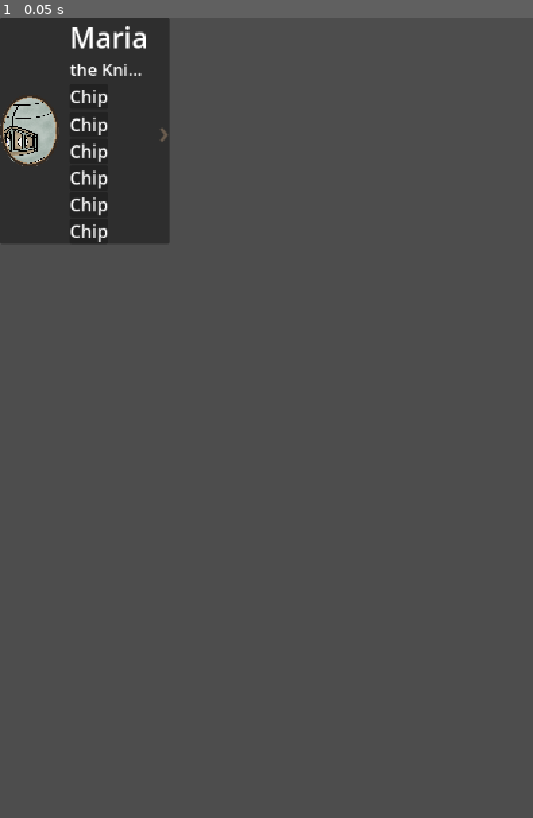
Above: before the commit, frame 1.
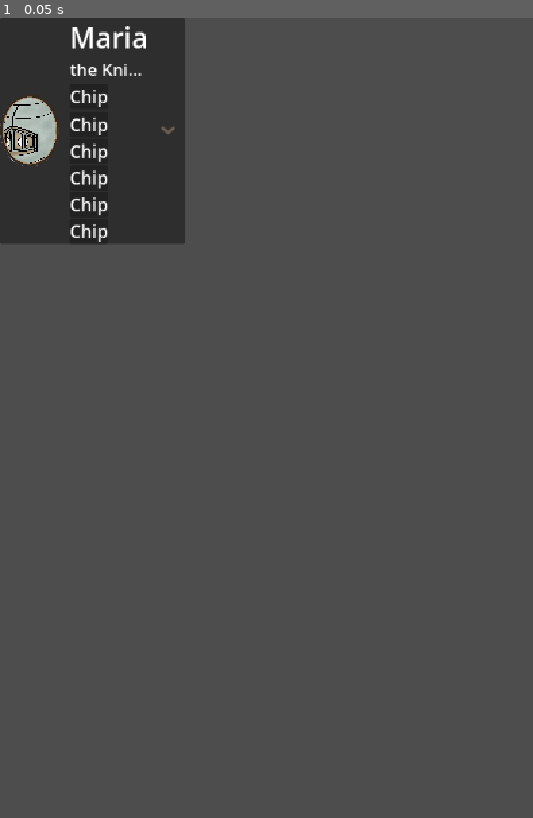
Above: after the commit, the same moment.

Repository: ActuallySanta/Fantasy-Guild-Manager
Game: Godot game, scene res://Scenes/Rows/Heroes/member_card.tscn
Two runs of this game, one before a commit and one after it. Both use one fixed random seed, a clock stepped at 60 frames per second and the inputs below. This scene is started directly instead of the project's main scene.
Inputs:
- Up to frame 1 (0.05 s): no input

The runs differ from the first frame. In frame 1, 0.8% of the frame differs, in the area x 30-35%, y 0-29%.

Commit message:
Add a fold caret to report letters and point member card carets down
- Everyday Day Report letters show a caret before "Tap to read the
  letter": it points down while folded and flips up when opened.
- The Members tab's roster cards point their caret down.
- HallStyle.turn_caret turns a "›" caret label about its centre
  (CARET_DOWN / CARET_UP); carets sit in a plain Control because
  containers reset their children's rotation on every layout.

Co-Authored-By: Claude Opus 5.5 <noreply@anthropic.com>

Diff:
--- a/Scenes/Rows/Heroes/member_card.tscn
+++ b/Scenes/Rows/Heroes/member_card.tscn
@@ -64,9 +64,23 @@
 unique_name_in_owner = true
 layout_mode = 2
 
-[node name="Chevron" type="Label" parent="Row"]
+[node name="ChevronBox" type="Control" parent="Row"]
+custom_minimum_size = Vector2(36, 36)
 layout_mode = 2
+size_flags_vertical = 4
+mouse_filter = 2
+
+[node name="Chevron" type="Label" parent="Row/ChevronBox"]
+unique_name_in_owner = true
+layout_mode = 1
+anchors_preset = 15
+anchor_right = 1.0
+anchor_bottom = 1.0
+grow_horizontal = 2
+grow_vertical = 2
 theme_type_variation = &"TitleLabel"
 theme_override_colors/font_color = Color(0.4196, 0.3647, 0.3098, 1)
 theme_override_font_sizes/font_size = 44
 text = "›"
+horizontal_alignment = 1
+vertical_alignment = 1
--- a/Scripts/Hall/Style/hall_style.gd
+++ b/Scripts/Hall/Style/hall_style.gd
@@ -654,6 +654,28 @@
 	control.add_theme_color_override("default_color", font_color)
 
 
+## A "›" caret label's turn (degrees, clockwise): CARET_DOWN points it down
+## (there's more to open), CARET_UP points it up (it's open).
+const CARET_DOWN := 90.0
+const CARET_UP := -90.0
+
+## Point a caret label (text "›") by turning it `degrees` clockwise about its
+## own centre. Put the caret in a plain Control (not a Container): containers
+## reset their children's rotation every time they lay them out. The pivot
+## follows the label's size. seconds > 0 turns it smoothly (it snaps with
+## Reduce Motion on).
+static func turn_caret(caret: Control, degrees: float, seconds: float = 0.0) -> void:
+	caret.pivot_offset = caret.size / 2.0
+	# keep the pivot centred when a container resizes it (hooked up once)
+	if not caret.has_meta(&"caret_pivot_hooked"):
+		caret.set_meta(&"caret_pivot_hooked", true)
+		caret.resized.connect(func() -> void: caret.pivot_offset = caret.size / 2.0)
+	if seconds <= 0.0 or HallFx.reduce_motion or not caret.is_inside_tree():
+		caret.rotation_degrees = degrees
+		return
+	caret.create_tween().tween_property(caret, "rotation_degrees", degrees, seconds)
+
+
 # ============================================================ SCENE HELPERS
 
 ## Remove and free every child of a list container before refilling it.
--- a/Scripts/UI/Rows/Day End/report_entry.gd
+++ b/Scripts/UI/Rows/Day End/report_entry.gd
@@ -3,8 +3,9 @@
 ## died, what equipment was found, the story one line per beat, and a closing
 ## line signed by whoever came back.
 ##
-## Everyday letters start folded (just the head and its Hurt / Died / Found
-## tags); tap one to read the story and sign-off, tap again to fold it.
+## Everyday letters start folded (just the head, its Hurt / Died / Found
+## tags and a down caret); tap one to read the story and sign-off (the caret
+## flips up), tap again to fold it.
 ## Story quests (HallStyle.is_story_quest) never fold: they get gilt paper, a
 ## "Story Quest" ribbon, and a star beside the lines of the written story.
 ## Scene: Scenes/Rows/Day End/report_entry.tscn
@@ -64,6 +65,14 @@
 const FOLD_HINT_FONT_SIZE := 22
 ## Seconds the story takes to fade in when a folded letter is opened.
 const UNFOLD_SECONDS := 0.18
+## The caret before the "tap to read" hint (down = folded, up = open): text
+## size and the square box it turns in (design px), gap to the hint (px), and
+## seconds it takes to flip.
+const FOLD_CARET_FONT_SIZE := 34
+const FOLD_CARET_BOX_SIZE := 26
+const FOLD_CARET_GAP := 8
+const FOLD_CARET_TURN_SECONDS := 0.15
+const TEXT_FOLD_CARET := "›"
 
 # ---- TEXT
 const TEXT_SUCCESS := "Success"
@@ -119,6 +128,8 @@
 var _story_ribbon: Control
 ## The "Tap to read / fold" hint under an everyday letter's title, or null.
 var _fold_hint: Label
+## The caret before that hint (points down while folded, up while open), or null.
+var _fold_caret: Label
 ## Whether this letter's quest succeeded (picks its reveal sound).
 var _is_success := false
 
@@ -179,14 +190,43 @@
 	_story_ribbon.set_box(TEXT_STORY_RIBBON, HallStyle.STORY_INK, BEAT_ICON_STORY)
 
 
-## The soft "Tap to read the letter" line under the From line.
+## The soft "Tap to read the letter" line under the From line, led by a caret
+## that says the letter opens (set_folded points it).
 func _add_fold_hint() -> void:
+	var hint_row := HBoxContainer.new()
+	hint_row.mouse_filter = Control.MOUSE_FILTER_IGNORE
+	hint_row.add_theme_constant_override("separation", FOLD_CARET_GAP)
+	_head_text.add_child(hint_row)
+
+	# the caret sits in a plain box: the row would undo its turn (turn_caret)
+	var caret_box := Control.new()
+	caret_box.mouse_filter = Control.MOUSE_FILTER_IGNORE
+	caret_box.size_flags_vertical = Control.SIZE_SHRINK_CENTER
+	var box_side := HallFontScale.px(FOLD_CARET_BOX_SIZE)
+	caret_box.custom_minimum_size = Vector2(box_side, box_side)
+	hint_row.add_child(caret_box)
+
+	_fold_caret = Label.new()
+	_fold_caret.text = TEXT_FOLD_CARET
+	_fold_caret.theme_type_variation = &"TitleLabel"
+	_fold_caret.mouse_filter = Control.MOUSE_FILTER_IGNORE
+	_fold_caret.horizontal_alignment = HORIZONTAL_ALIGNMENT_CENTER
+	_fold_caret.vertical_alignment = VERTICAL_ALIGNMENT_CENTER
+	HallFontScale.set_size(_fold_caret, "font_size", FOLD_CARET_FONT_SIZE)
+	HallStyle.set_font_color(_fold_caret, HallStyle.TEXT_SOFT)
+	caret_box.add_child(_fold_caret)
+	_fold_caret.set_anchors_and_offsets_preset(Control.PRESET_FULL_RECT)
+	# the text is taller than the box: grow evenly so it stays centred on it
+	_fold_caret.grow_horizontal = Control.GROW_DIRECTION_BOTH
+	_fold_caret.grow_vertical = Control.GROW_DIRECTION_BOTH
+
 	_fold_hint = Label.new()
 	_fold_hint.theme_type_variation = &"ItalicLabel"
 	_fold_hint.mouse_filter = Control.MOUSE_FILTER_IGNORE
+	_fold_hint.size_flags_vertical = Control.SIZE_SHRINK_CENTER
 	HallFontScale.set_size(_fold_hint, "font_size", FOLD_HINT_FONT_SIZE)
 	HallStyle.set_font_color(_fold_hint, HallStyle.TEXT_SOFT)
-	_head_text.add_child(_fold_hint)
+	hint_row.add_child(_fold_hint)
 
 
 ## Fold (hide the story and sign-off) or unfold an everyday letter.
@@ -199,6 +239,9 @@
 		node.visible = not folded
 	if _fold_hint:
 		_fold_hint.text = TEXT_TAP_TO_READ if folded else TEXT_TAP_TO_FOLD
+	if _fold_caret:
+		HallStyle.turn_caret(_fold_caret, HallStyle.CARET_DOWN if folded else HallStyle.CARET_UP,
+				FOLD_CARET_TURN_SECONDS)
 
 
 func toggle_folded() -> void:
--- a/Scripts/UI/Rows/Heroes/member_card.gd
+++ b/Scripts/UI/Rows/Heroes/member_card.gd
@@ -1,6 +1,7 @@
 ## One adventurer in the Guild tab's roster (a parchment card): portrait,
 ## what they're doing today, and health with their two strongest stats.
-## Tap for details (the character page shows every stat).
+## Tap for details (the character page shows every stat); a caret on the right
+## points down to say there's more.
 ## Scene: Scenes/Rows/Heroes/member_card.tscn
 extends TapPanel
 
@@ -28,6 +29,12 @@
 @onready var _role: Label = %Role
 @onready var _task_chip = %TaskChip           # chip.gd
 @onready var _stats = %Stats                  # stat_strip.gd
+@onready var _chevron: Label = %Chevron
+
+
+func _ready() -> void:
+	# the caret points down, like the report letters' "tap to read" caret
+	HallStyle.turn_caret(_chevron, HallStyle.CARET_DOWN)
 
 
 func setup(hall: HallMain, character: GuildCharacter) -> void:
Not shown, changed: Docs/hall_design.md
